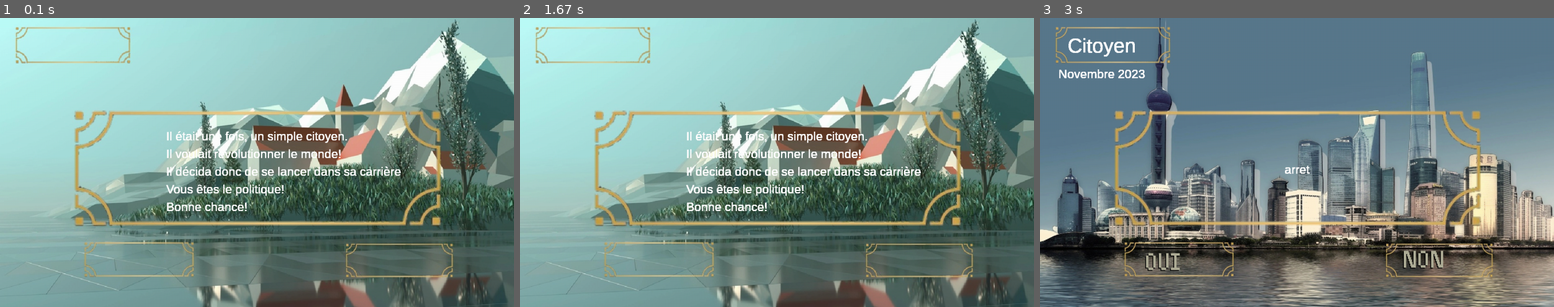
Above: before the commit, frames 1-3 (left to right).
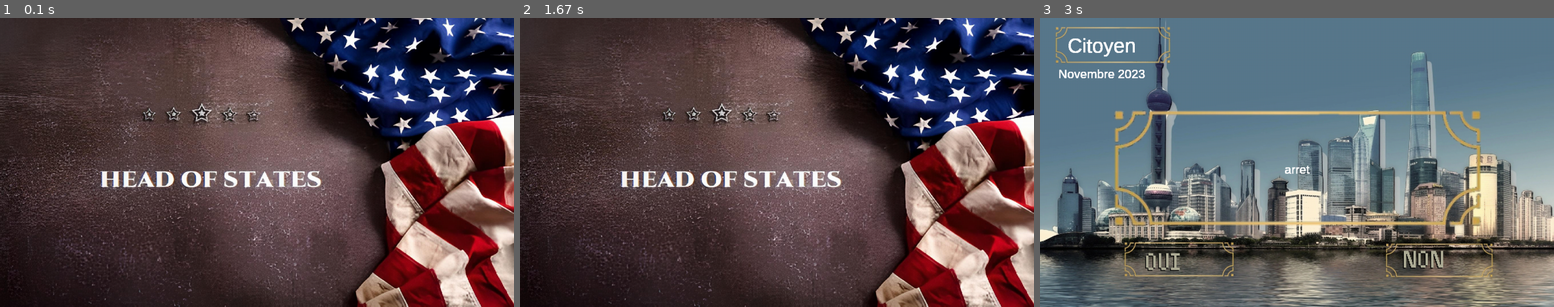
Above: after the commit, the same moments.

Repository: QuentinBubu/trophees-nsi-2022
Game: pygame game, started from main.py
Same seed, same stepped clock (60 frames per second), same inputs: the game is played once before the commit and once after it.
Inputs (mouse positions are in pixels of both pictures, inside the frame that each line leads up to):
- Up to frame 1 (0.1 s): no input
- Up to frame 2 (1.67 s): no input
- Up to frame 3 (3 s): press the mouse at (1281, 113) at 1.87 s; move the mouse to (1384, 191) at 1.97 s; release the mouse at (1492, 272) at 2.1 s

The runs differ from the first frame. In frame 1, 98% of the frame differs, in the area x 0-100%, y 0-100%; in frame 2, 98%; in frame 3, nothing differs.

Commit message:
Suppression de 2 fichiers non implémentés

Diff:
--- a/main.py
+++ b/main.py
@@ -23,7 +23,7 @@
         once = False
         screen.set_fond('image/logo.png')
         pygame.display.flip()
-        sleep(0) # temps de faux chargement
+        sleep(2) # temps de faux chargement
         screen.set_fond('image/temp_debut.jpg')
         ecran = screen.PROLOGUE
 
--- a/src/gestion.py
+++ b/src/gestion.py
@@ -7,7 +7,6 @@
     nom = ""
     liste_evenements = ListeEvenement(CITOYEN)
     jauges = GestionJauges()
-    run = True
     grade = CITOYEN
     attente_reponse = False
     fond = False
--- a/src/pygameinterface.py
+++ /dev/null
@@ -1,65 +0,0 @@
-# -*- coding: utf-8 -*-
-"""
-Created on Fri Apr  1 11:11:19 2022
-
-@author: leopold.demarco
-"""
-from src.utils.constante import CITOYEN, MAIRE, DEPUTE, DEPUTE_REGIONAL, MINISTRE, PRESIDENT
-import listeEvenement
-import popularite
-import legalite
-import justice
-import pygame
-import tkinter
-from pygameSettings import pourcentage
-
-def refresh():
-    """Cette partie du programme permet de faire les mise à jour du fond d'écran, des jauges
-    et les interactions avec les boutons "oui" ou "non"
-
-    """
-    pygame.init()           #initialisation pygame
-
-    root = tkinter.Tk()                 #Variables pour prendre la taille de l'écran
-    larg = root.winfo_screenwidth()
-    long = root.winfo_screenheight()
-
-    screen = pygame.display.set_mode((larg ,long), pygame.RESIZABLE)        #ouverture de la fenêtre
-
-    ouvert = True
-
-    while ouvert:
-        mouse = pourcentage(pygame.mouse.get_pos()[0], pygame.mouse.get_pos()[1], screen)               #Donne la position de la souris sur l'écran en pourcentage par rapport à la largeur et hauteur de la fenêtre
-        for event in pygame.event.get():
-            if event.type == pygame.QUIT :
-                ouvert = False
-
-            if event.type == pygame.MOUSEBUTTONUP and mouse[0] >= 30*long/100 and mouse[0] <= 37.5*long/100 and mouse[1] >= 82*larg/100 and mouse[1] <= 95*larg/100  :      #Si le bouton oui est cliqué
-                return True
-
-            if event.type == pygame.MOUSEBUTTONUP and mouse[0] >= 67*long/100 and mouse[0] <= 87*long/100 and mouse[1] >= 82*larg/100 and mouse[1] <= 95*larg/100  :        #Si le bouton non est cliqué
-                return False
-
-        screen.blit(pygame.transform.scale(fond, (larg ,long)), (0, 0))         #Remet la fenêtre aux bonnes dimensions
-        pygame.draw.rect(screen , (236, 16, 16), (60 ,140 ,legalite.get_leg()*4 ,20), 0) #Dessin jauge légalite
-        pygame.draw.rect(screen , (16, 119, 236), (60 ,220 ,justice.get_jus()*4 ,20), 0) #Dessin jauge justice
-        if listeEvenement.get_grade() == CITOYEN :
-            pygame.draw.rect(screen , (247, 232, 18), (60 ,300 , popularite.get_pop()/(20000/100)*4 ,20), 0) #Dessin de la jauge qui montre la progression de la popularité pour atteindre le prochain grade
-            fond = pygame.image.load('image/citoyen.jpg').convert_alpha()
-        if listeEvenement.get_grade() == MAIRE :
-            pygame.draw.rect(screen , (247, 232, 18), (60 ,300 , popularite.get_pop()/(300000/100)*4 ,20), 0) #Dessin de la jauge qui montre la progression de la popularité pour atteindre le prochain grade
-            fond = pygame.image.load('image/maire.jpg').convert_alpha()
-        if listeEvenement.get_grade() == DEPUTE :
-            pygame.draw.rect(screen , (247, 232, 18), (60 ,300 , popularite.get_pop()/(5000000/100)*4 ,20), 0) #Dessin de la jauge qui montre la progression de la popularité pour atteindre le prochain grade
-            fond = pygame.image.load('image/depute.jpg').convert_alpha()
-        if listeEvenement.get_grade() == DEPUTE_REGIONAL :
-            pygame.draw.rect(screen , (247, 232, 18), (60 ,300 , popularite.get_pop()/(40000000/100)*4 ,20), 0) #Dessin de la jauge qui montre la progression de la popularité pour atteindre le prochain grade
-            fond = pygame.image.load('image/depRegion.jpg').convert_alpha()
-        if listeEvenement.get_grade() == MINISTRE :
-            pygame.draw.rect(screen , (247, 232, 18), (60 ,300 , popularite.get_pop()/(250000000/100)*4 ,20), 0) #Dessin de la jauge qui montre la progression de la popularité pour atteindre le prochain grade
-            fond = pygame.image.load('image/imagepygameministre.jpg').convert_alpha()
-        if listeEvenement.get_grade() == PRESIDENT :
-            pygame.draw.rect(screen , (247, 232, 18), (60 ,300 , popularite.get_pop()/(4000000000/100)*4 ,20), 0) #Dessin de la jauge qui montre la progression de la popularité pour atteindre le prochain grade
-            fond = pygame.image.load('image/imagepresident.jpg').convert_alpha()
-        pygame.display.flip()       #Mises à jour d'écran
-    pygame.quit()
--- a/src/testpygameavecconstantes.py
+++ /dev/null
@@ -1,36 +0,0 @@
-# -*- coding: utf-8 -*-
-"""
-Created on Fri Apr  1 11:35:08 2022
-
-@author: leopold.demarco
-"""
-
-import pygame
-
-pygame.init()
-
-screen = pygame.display.set_mode((1300 ,900), pygame.RESIZABLE)
-
-ouvert = True
-
-n = 1
-
-while ouvert:
-    fond = pygame.image.load('image/imagepygame.jpg').convert_alpha()
-    screen.blit(fond, (0,0))
-    pygame.draw.rect(screen , (236, 16, 16), (560 ,30 ,n ,20), 0) #A la place de 2*30 -> Legalite.get_leg()
-    pygame.draw.rect(screen , (16, 119, 236), (560 ,100 ,n ,20), 0) #A la place de 270 -> Justice.get_jus()
-    pygame.draw.rect(screen , (247, 232, 18), (560 ,170 , 7000/(20000/100) ,20), 0) #A la place de 5000/(20000/100) -> Population.get_pop()
-    pygame.display.flip()
-    for event in pygame.event.get():
-        if event.type == pygame.MOUSEBUTTONUP :
-            ouvert = False
-        if event.type == pygame.KEYUP :
-            n += 1
-
-        if event.type == pygame.MOUSEBUTTONUP and mouse[0] >= 30*long/100 and mouse[0] <= 37.5*long/100 and mouse[1] >= 82*larg/100 and mouse[1] <= 95*larg/100  :
-            print("True")
-
-        if event.type == pygame.MOUSEBUTTONUP and mouse[0] >= 67*long/100 and mouse[0] <= 87*long/100 and mouse[1] >= 82*larg/100 and mouse[1] <= 95*larg/100  :
-            print("False")
-pygame.quit()
